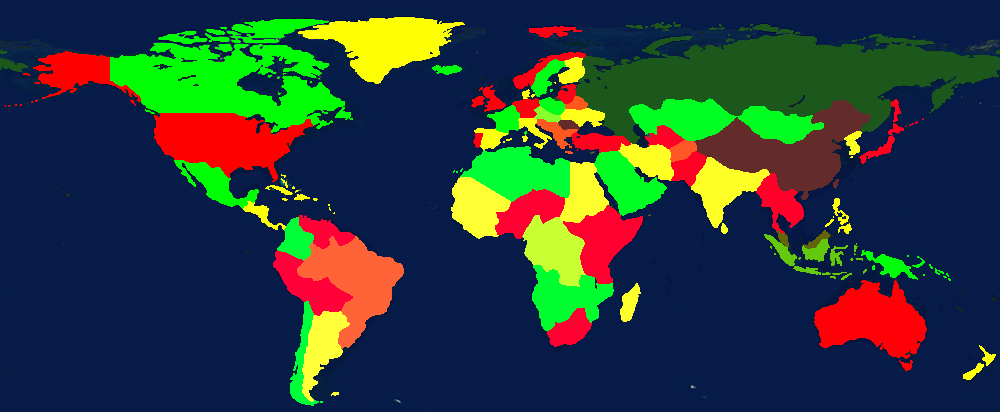
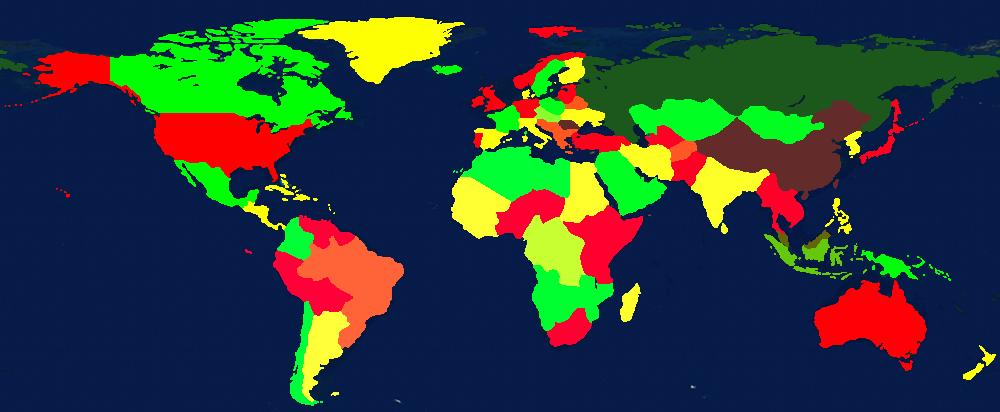
The second 1000 × 412 image is a revision of the first. Changes to its layers:
painted on "Peru-Bolivia(56)" over [245, 249, 252, 254]
painted on "Carribean(6)" over [265, 174, 310, 201]
painted on "USA(1)" over [56, 188, 70, 198]
